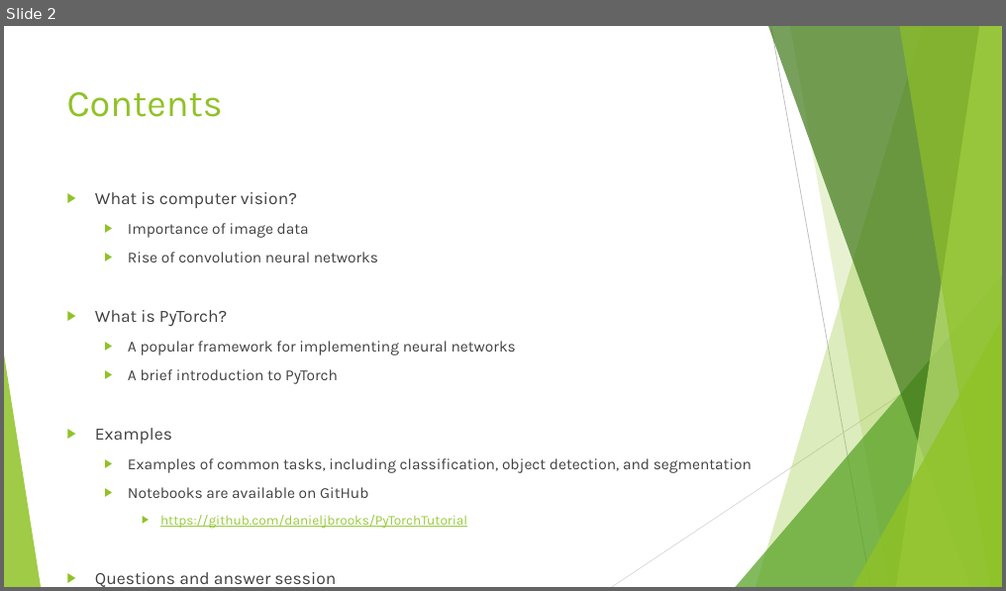
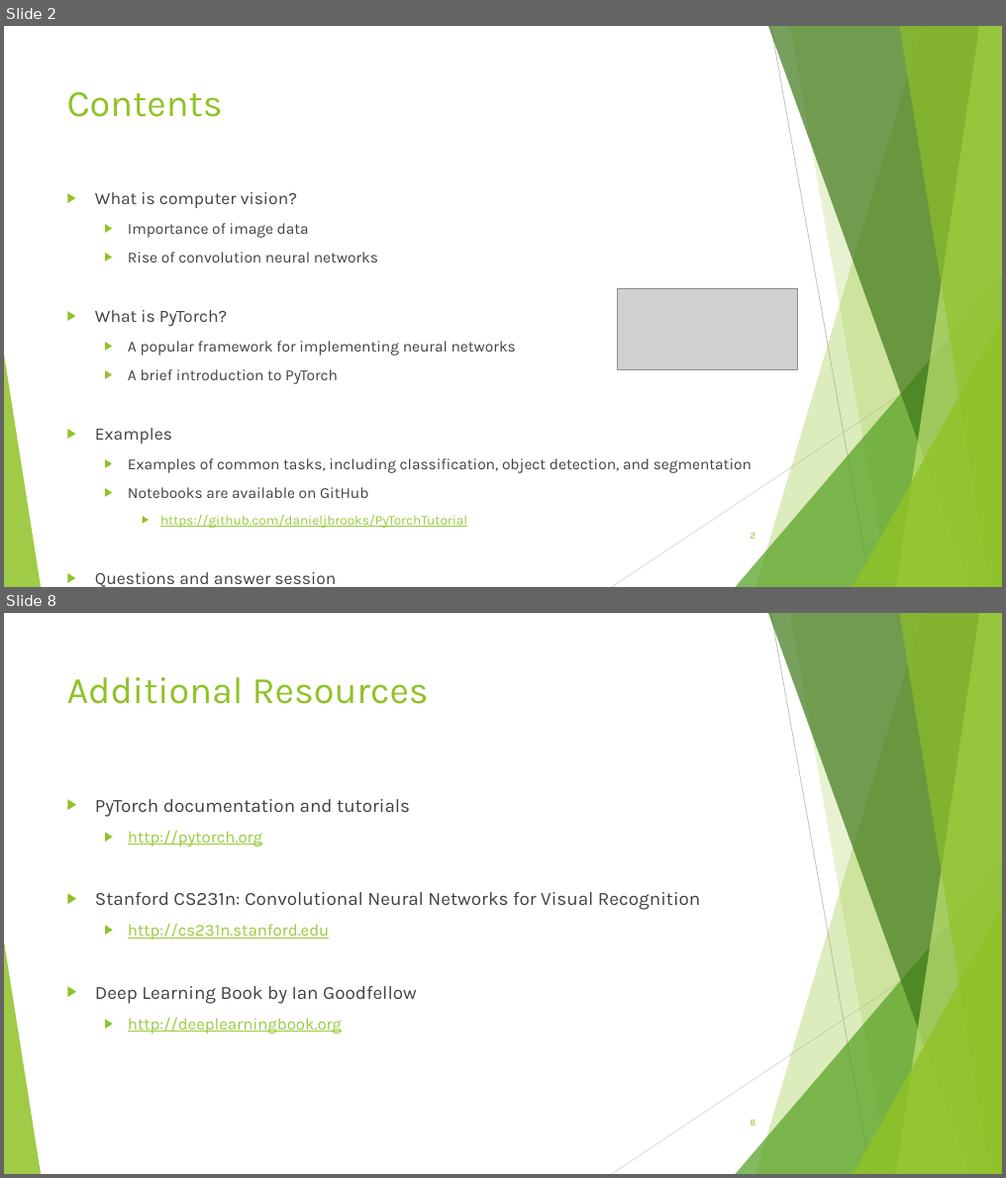
Before and after one commit to danieljbrooks/PyTorchTutorial, a slide deck: computer_vision.pptx. Shown one above the other, each under a label of ours: slide 2 before the commit, slides 2 and 8 after it; the slides between them are not shown. The pictures are 1006x591 and 1006x1178 pixels, drawn with LibreOffice and Linux fonts; fonts in the diff are those of the drawing; grey boxes stand for pictures. Boxes give left, top, right and bottom in pixels: in the first picture for what was removed or moved away, otherwise in the second. Text is boxed around its words. In the diff, an @@ line names an element or a change of style, - is before the commit and + after.

```diff
--- a/computer_vision.pptx
+++ b/computer_vision.pptx
@@ slide 8 added at (4, 613, 1002, 1174), background #FFFFFF; not listed: 10 template elements that a slide beside it also shows @@
@@ title added at (67, 677, 429, 704), 36 pt, text #90C226 @@
+Additional Resources
@@ text added at (95, 799, 700, 1034), 18 pt, text #404040 @@
+▶ PyTorch documentation and tutorials
+  ▶ http://pytorch.org
+▶ Stanford CS231n: Convolutional Neural Networks for Visual Recognition
+  ▶ http://cs231n.stanford.edu
+▶ Deep Learning Book by Ian Goodfellow
+  ▶ http://deeplearningbook.org
@@ page number added at (749, 1120, 755, 1126), 9 pt, text #90C226 @@
+8
@@ slide 2 changed as well @@
@@ picture added at (617, 288, 798, 371) @@
@@ page number added at (750, 533, 755, 539), 9 pt, text #90C226 @@
+2
```
Also in this commit, not shown: 1 other slide changed, 6 other slides added.
